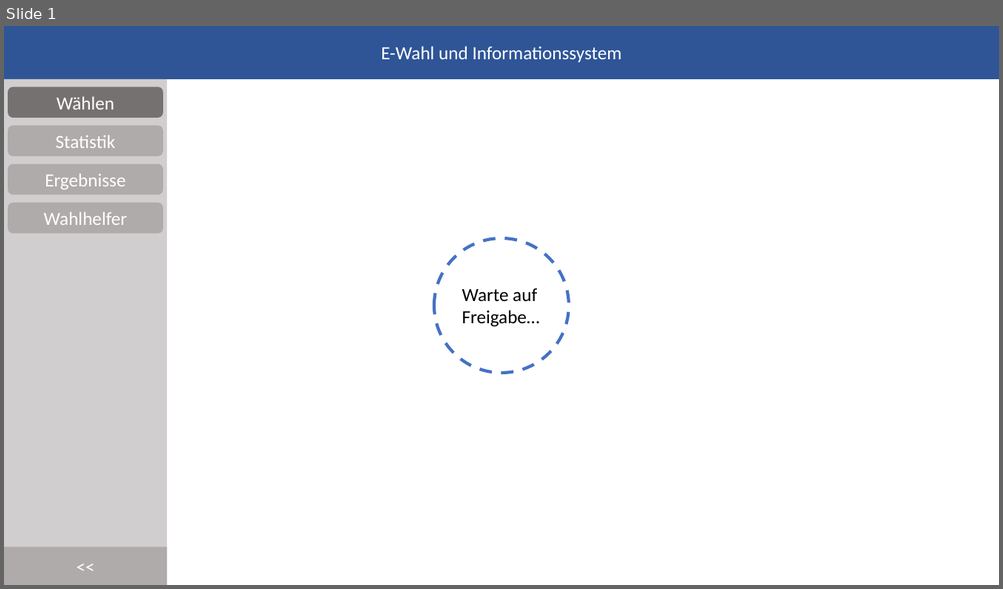
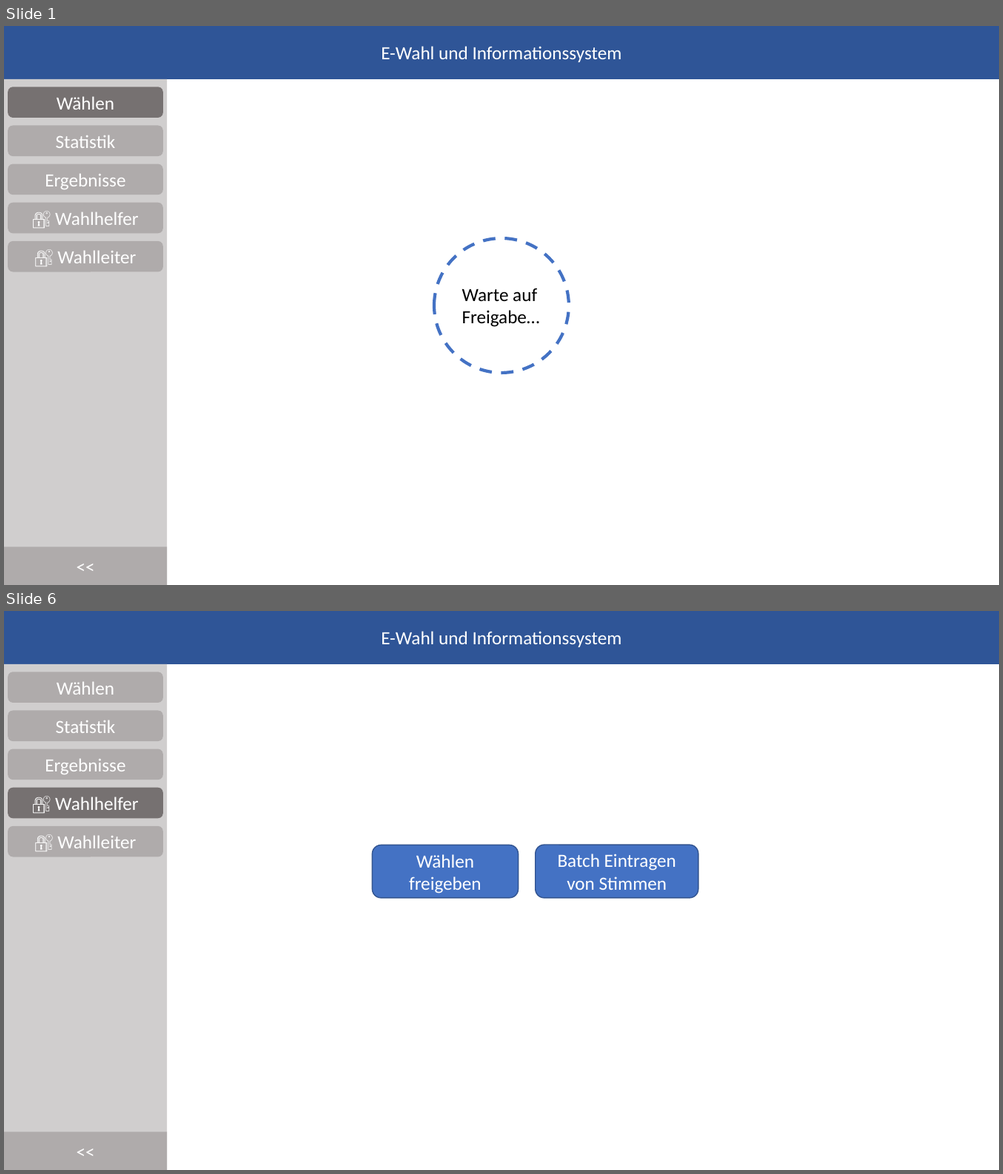
Before and after one commit to DominikHorn/wise2019-dbsystems-project, a slide deck: specification/Mock.pptx. Shown one above the other, each under a label of ours: slide 1 before the commit, slides 1 and 6 after it; the slides between them are not shown. The pictures are 1003x589 and 1003x1174 pixels, drawn with LibreOffice and Linux fonts; fonts in the diff are those of the drawing. Boxes give left, top, right and bottom in pixels: in the first picture for what was removed or moved away, otherwise in the second. Text is boxed around its words. In the diff, an @@ line names an element or a change of style, - is before the commit and + after.

```diff
--- a/specification/Mock.pptx
+++ b/specification/Mock.pptx
@@ slide 6 added at (4, 611, 999, 1170), background #FFFFFF @@
@@ rectangle added at (4, 611, 999, 664), fill #2F5597, 18 pt, text #FFFFFF @@
+E-Wahl und Informationssystem
@@ rectangle added at (4, 664, 167, 1170), fill #D0CECE @@
@@ rounded rectangle added at (8, 672, 163, 703), fill #AFABAB, 18 pt, text #FFFFFF @@
+Wählen
@@ rounded rectangle added at (8, 710, 163, 741), fill #AFABAB, 18 pt, text #FFFFFF @@
+Statistik
@@ rounded rectangle added at (8, 749, 163, 780), fill #AFABAB, 18 pt, text #FFFFFF @@
+Ergebnisse
@@ rounded rectangle added at (8, 788, 163, 818), fill #767171, 18 pt, text #FFFFFF @@
+🔐 Wahlhelfer
@@ rounded rectangle added at (8, 826, 163, 857), fill #AFABAB, 18 pt, text #FFFFFF @@
+🔐 Wahlleiter
@@ rounded rectangle added at (372, 846, 518, 898), fill #4472C4, outline #325491 1 pt, 18 pt, text #FFFFFF @@
+Wählen freigeben
@@ rounded rectangle added at (535, 846, 698, 898), fill #4472C4, outline #325491 1 pt, 18 pt, text #FFFFFF @@
+Batch Eintragen von Stimmen
@@ rectangle added at (4, 1133, 167, 1170), fill #AFABAB, 18 pt, text #FFFFFF @@
+<<
@@ slide 1 changed as well @@
@@ text in rounded rectangle at (55, 212, 138, 225): text changed @@
-Wahlhelfer
+🔐 Wahlhelfer
@@ rounded rectangle added at (8, 241, 163, 272), fill #AFABAB, 18 pt, text #FFFFFF @@
+🔐 Wahlleiter
```
Also in this commit, not shown: 2 other slides changed, 3 other slides added.
